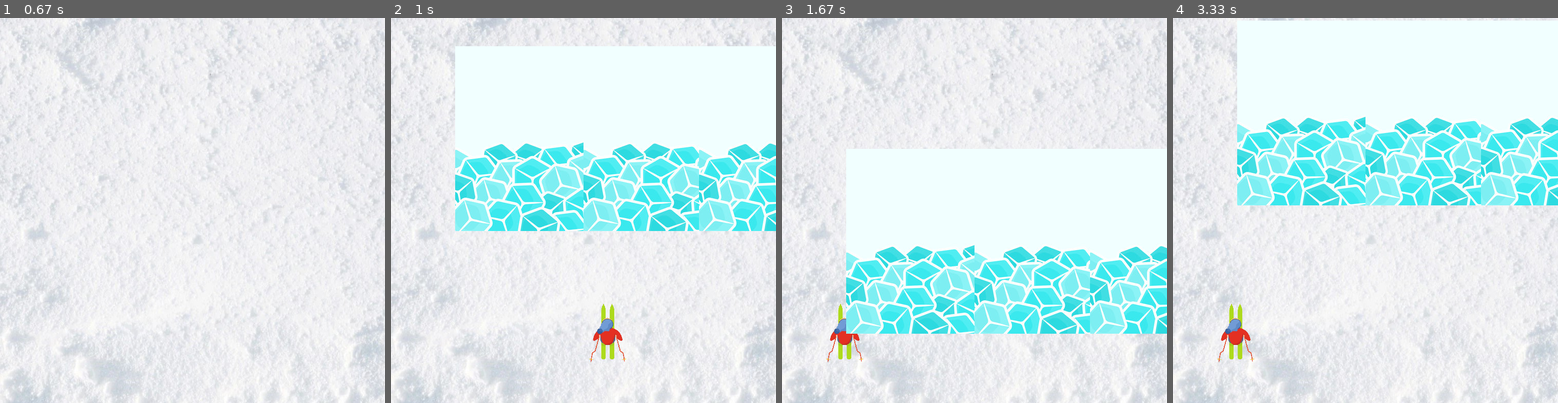
Above: before the commit, frames 1-4 (left to right).
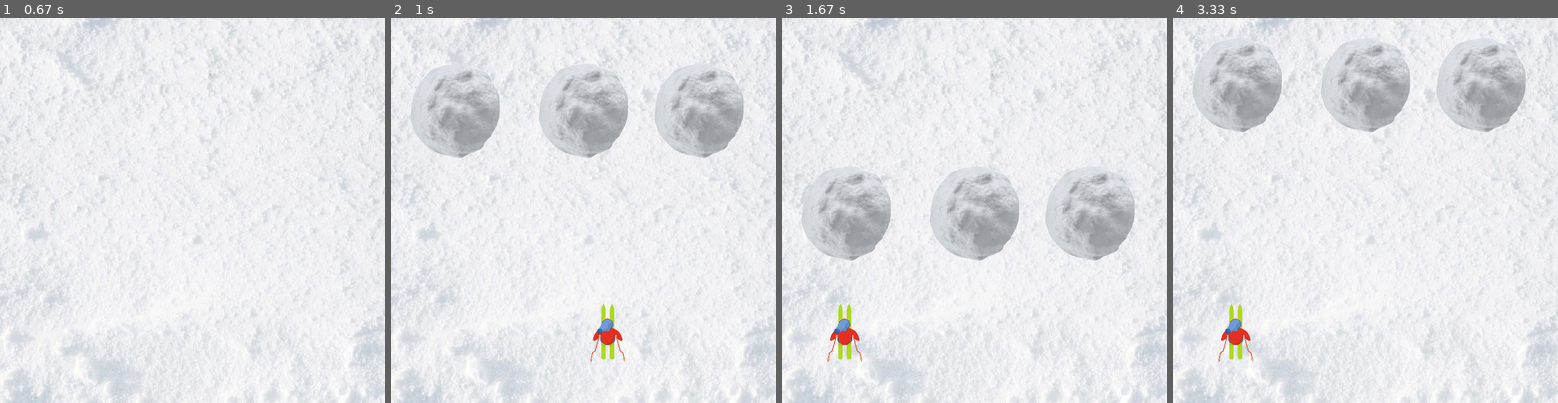
Above: after the commit, the same moments.

Repository: leomccormick/PyGame
Game: pygame game, started from main.py
Two runs of this game, one before a commit and one after it. Both use one fixed random seed, a clock stepped at 60 frames per second and the inputs below.
Inputs:
- Up to frame 1 (0.67 s): hold Right from 0.33 s (still down)
- Up to frame 2 (1 s): release Right at 0.8 s; hold Right from 0.83 s (still down)
- Up to frame 3 (1.67 s): release Right at 1.3 s; hold Left from 1.33 s (still down)
- Up to frame 4 (3.33 s): release Left at 1.87 s

Frame 1 is identical in both runs. In frame 2, 29% of the frame differs, in the area x 5-100%, y 7-56%; in frame 3, 28%; in frame 4, 29%, in the area x 5-100%, y 0-49%.

Commit message:
bola de neve

Diff:
--- a/assets.py
+++ b/assets.py
@@ -8,7 +8,8 @@
     assets[BACKGROUND] = pygame.image.load(os.path.join(IMG_DIR, 'background.jpg'))
     assets[PLAYER] = pygame.image.load(os.path.join(IMG_DIR, 'player.png'))
     assets[PLAYER] = pygame.transform.scale(assets[PLAYER], (PLAYER_WIDTH, PLAYER_HEIGHT))
-    assets[ICE] = pygame.image.load(os.path.join(IMG_DIR, 'ICE.jpg'))
+    assets[ICE] = pygame.image.load(os.path.join(IMG_DIR, 'ICE.png'))
+    assets[ICE] = pygame.transform.scale(assets[ICE], (ICE_WIDTH, ICE_HEIGHT))
 
     # Carrega os sons do jogo
     # pygame.mixer.music.load(os.path.join(SND_DIR, 'tgfcoder-FrozenJam-SeamlessLoop.ogg'))
--- a/config.py
+++ b/config.py
@@ -7,8 +7,8 @@
 # Tamanhos dos sprites
 PLAYER_WIDTH = 200
 PLAYER_HEIGHT = 200
-ICE_WIDTH = ...
-ICE_HEIGHT = ...
+ICE_WIDTH = 250
+ICE_HEIGHT = 250
 
 # Estabelece a pasta que contem as figuras e sons.
 IMG_DIR = path.join(path.dirname(__file__), 'assets', 'img')
--- a/sprites.py
+++ b/sprites.py
@@ -33,11 +33,11 @@
         self.mask = pygame.mask.from_surface(self.image)
         self.rect = self.image.get_rect()
         if lane == 0:
-            self.rect.x = 125
+            self.rect.x = 0
         elif lane == 1:
-            self.rect.x = 375
+            self.rect.x = 250
         elif lane == 2:
-            self.rect.x = 600
+            self.rect.x = 475
         self.rect.y = 0
         self.groups = groups
         self.assets = assets
Binary file removed: assets/img/ICE.jpg
Binary file added: assets/img/ICE.png
